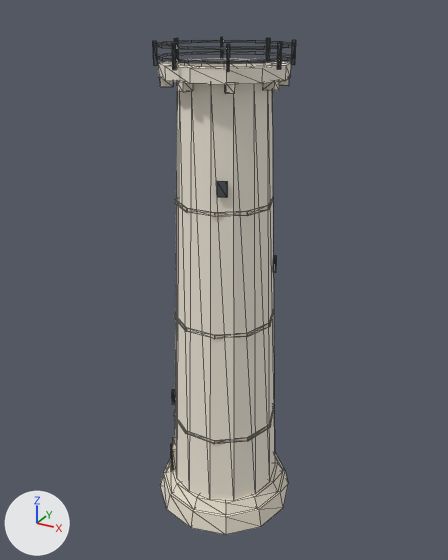
Renders of the glTF model game/models/hero/nw_lh_close.glb from each side of a commit.
Rendered twice from a 50 mm camera at (16.5, -30.0, 29.8) aimed at (-0.2, 0.2, 14.7). The lights are fixed; the arrows at lower left show +X, +Y and +Z. The picture after the commit comes second. Mesh edges are drawn as thin lines. Objects named as collision shapes, trigger or cutter boxes, shadow casters or lower levels of detail are left out. Vertices at exactly the same position are counted once.

The older version as bpy lines, for what is in view:
```python
me_nw_lh_close_lod0 = bpy.data.meshes.new('nw_lh_close_lod0')
me_nw_lh_close_lod0.from_pydata(...)  # 471 vertices, 772 faces; spans x -4.5..4.5, y -4.5..4.5, z -0.9..28.3
# faces by material slot: [124, 192, 12, 12, 48, 240, 144]
me_nw_lh_close_lod0.materials.append(mat_shaft)  # pale yellow #f2ebdb
me_nw_lh_close_lod0.materials.append(mat_base)  # pale yellow #e7dfce
me_nw_lh_close_lod0.materials.append(mat_door)  # brown #65554b
me_nw_lh_close_lod0.materials.append(mat_jamb)  # light grey #cbc2b1
me_nw_lh_close_lod0.materials.append(mat_win)  # dark grey #505559
me_nw_lh_close_lod0.materials.append(mat_band)  # pale yellow #ddd3c0
me_nw_lh_close_lod0.materials.append(mat_iron)  # dark grey #55595d
ob_nw_lh_close_lod0 = bpy.data.objects.new('nw_lh_close_lod0', me_nw_lh_close_lod0)
ob_nw_lh_close_lod0.location = (0.0, 0.0, 0.0)
```
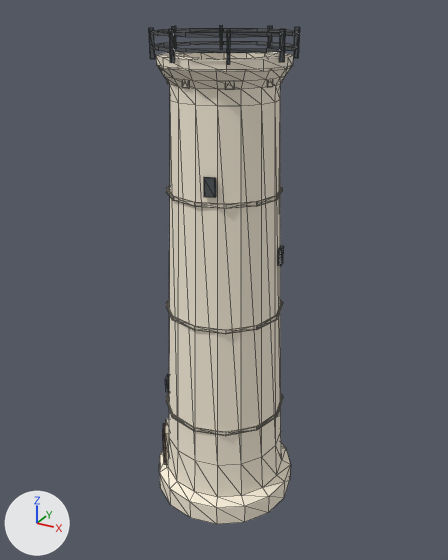
What differs and where, as boxes [x1, y1, x2, y2] in the pictures (448 x 560 px; the box of a moved part takes in the faces that stretch with it):
'nw_lh_close_lod0', reshaped
    before: [153, 37, 296, 534]
    after: [149, 25, 300, 524]
part 1 of me_nw_lh_close_lod0, moved or reshaped
    before: [171, 444, 173, 471]
    after: [163, 423, 166, 464]
part 2 of me_nw_lh_close_lod0, moved or reshaped
    before: [174, 38, 179, 59]
    after: [172, 26, 177, 48]
part 3 of me_nw_lh_close_lod0, moved or reshaped
    before: [266, 38, 270, 60]
    after: [267, 26, 272, 48]
part 4 of me_nw_lh_close_lod0, moved or reshaped
    before: [277, 43, 282, 70]
    after: [279, 29, 286, 62]
part 5 of me_nw_lh_close_lod0, moved or reshaped
    before: [172, 43, 177, 70]
    after: [169, 29, 175, 63]
part 6 of me_nw_lh_close_lod0, moved or reshaped
    before: [155, 40, 294, 50]
    after: [151, 28, 298, 38]
part 7 of me_nw_lh_close_lod0, added
    after: [152, 41, 298, 53]
part 8 of me_nw_lh_close_lod0, moved or reshaped
    before: [172, 437, 176, 472]
    after: [165, 419, 169, 466]
part 9 of me_nw_lh_close_lod0, moved or reshaped
    before: [172, 389, 175, 405]
    after: [165, 374, 169, 392]
part 10 of me_nw_lh_close_lod0, moved or reshaped
    before: [273, 256, 276, 273]
    after: [278, 246, 284, 266]
part 11 of me_nw_lh_close_lod0, moved or reshaped
    before: [217, 181, 227, 198]
    after: [204, 177, 216, 197]
part 12 of me_nw_lh_close_lod0, moved or reshaped
    before: [263, 80, 279, 91]
    after: [267, 83, 273, 87]
part 13 of me_nw_lh_close_lod0, moved or reshaped
    before: [177, 81, 193, 92]
    after: [182, 84, 189, 88]
part 14 of me_nw_lh_close_lod0, rebuilt (36% wider, 10% taller)
    before: [175, 83, 275, 500]
    after: [157, 64, 293, 524]
part 15 of me_nw_lh_close_lod0, added
    after: [166, 393, 283, 436]
part 16 of me_nw_lh_close_lod0, added
    after: [166, 300, 283, 334]
part 17 of me_nw_lh_close_lod0, added (pale yellow)
    after: [166, 186, 282, 209]
part 18 of me_nw_lh_close_lod0, deleted
    before: [153, 37, 296, 444]
part 19 of me_nw_lh_close_lod0, moved or reshaped
    before: [156, 51, 293, 94]
    after: [149, 25, 300, 90]
part 20 of me_nw_lh_close_lod0, deleted (pale yellow)
    before: [160, 452, 288, 534]

Edits to the bpy script that builds the scene:
```text
Change me_nw_lh_close_lod0:
    remove me_nw_lh_close_lod0.from_pydata(...)  # 471 vertices, 772 faces; spans x -4.5..4.5, y -4.5..4.5, z -0.9..28.3
    add me_nw_lh_close_lod0.from_pydata(...)  # 544 vertices, 920 faces; spans x -4.5..4.5, y -4.5..4.5, z 0.0..28.9
    me_nw_lh_close_lod0 part 1: the loose piece of 8 vertices spanning x -3.3..-2.7, y -2.2..-1.4, z 0.2..2.5 is scaled about its middle by (1.47, 1.41, 1.09), then moved by (-0.3, -0.2, 1.5)
    me_nw_lh_close_lod0 part 2: the loose piece of 8 vertices spanning x -3.6..-3.4, y 0.8..0.9, z 27.1..28.3 is scaled about its middle by (1.22, 1.19, 1.23), then moved by (-0.1, 0.0, 0.5)
    me_nw_lh_close_lod0 part 3: the loose piece of 8 vertices spanning x 0.8..0.9, y 3.4..3.6, z 27.1..28.3 is scaled about its middle by (1.19, 1.22, 1.23), then moved by (0.0, 0.1, 0.5)
    me_nw_lh_close_lod0 part 4: the loose piece of 8 vertices spanning x 3.4..3.6, y -0.9..-0.8, z 27.1..28.3 is scaled about its middle by (1.22, 1.19, 1.23), then moved by (0.1, 0.0, 0.5)
    me_nw_lh_close_lod0 part 5: the loose piece of 8 vertices spanning x -0.9..-0.8, y -3.6..-3.4, z 27.1..28.3 is scaled about its middle by (1.19, 1.22, 1.23), then moved by (0.0, -0.1, 0.5)
    me_nw_lh_close_lod0 part 6: the loose piece of 24 vertices spanning x -3.6..3.6, y -3.6..3.6, z 28.0..28.2 is scaled about its middle by (1.06, 1.06, 1.29), then moved by (0.0, 0.0, 0.6)
    me_nw_lh_close_lod0 part 7: the loose piece of 24 vertices spanning x -3.6..3.6, y -3.6..3.6, z 28.0..28.2 is copied, and the copy is scaled about its middle by (1.06, 1.06, 1.29), then moved by (0.0, 0.0, -0.1); it spans x -3.8..3.8, y -3.8..3.8, z 27.9..28.1
    me_nw_lh_close_lod0 part 8: the loose piece of 8 vertices spanning x -3.3..-2.4, y -2.4..-1.2, z 0.0..2.9 is scaled about its middle by (1.23, 1.22, 1.01), then moved by (-0.3, -0.2, 1.4)
    me_nw_lh_close_lod0 part 9: the loose piece of 8 vertices spanning x -3.0..-2.7, y -2.0..-1.5, z 6.2..7.0 is moved by (-0.7, 0.4, 0.6)
    me_nw_lh_close_lod0 part 10: the loose piece of 8 vertices spanning x 2.6..2.9, y 0.9..1.4, z 15.6..16.4 is moved by (0.6, -0.5, 0.8)
    me_nw_lh_close_lod0 part 11: the loose piece of 8 vertices spanning x 1.0..1.5, y -2.7..-2.3, z 20.8..21.6 is moved by (-0.4, -0.6, 0.2)
    me_nw_lh_close_lod0 part 12: the loose piece of 8 vertices spanning x 2.6..3.4, y -0.9..-0.3, z 26.0..26.5 is scaled about its middle by (0.104, 0.919, 1.4), then moved by (-0.1, 0.0, 0.3)
    me_nw_lh_close_lod0 part 13: the loose piece of 8 vertices spanning x -0.9..-0.3, y -3.4..-2.6, z 26.0..26.5 is scaled about its middle by (0.919, 0.104, 1.4), then moved by (0.0, 0.1, 0.3)
    me_nw_lh_close_lod0 part 14: the loose piece of 28 vertices spanning x -3.5..3.5, y -3.4..3.4, z 0.9..26.5 is rebuilt with 128 vertices and now spans x -4.5..4.5, y -4.5..4.5, z 0.0..27.1
    me_nw_lh_close_lod0 part 15: a new loose piece of 48 vertices spanning x -3.8..3.8, y -3.8..3.8, z 6.3..6.5, in mat_band (pale yellow #ddd3c0)
    me_nw_lh_close_lod0 part 16: a new loose piece of 48 vertices spanning x -3.6..3.6, y -3.6..3.6, z 13.1..13.3, in mat_band (pale yellow #ddd3c0)
    me_nw_lh_close_lod0 part 17: a new loose piece of 48 vertices spanning x -3.3..3.3, y -3.3..3.3, z 20.3..20.5, in mat_band (pale yellow #ddd3c0)
    me_nw_lh_close_lod0 part 18: 7 loose pieces with 152 vertices, spanning x -3.4..3.4, y -3.2..3.2, z 5.3..28.3, are deleted
    me_nw_lh_close_lod0 part 19: 88 vertices removed from x -3.6..3.6, y -3.6..3.6, z 26.0..27.4; 96 vertices added at x -3.6..3.6, y -3.6..3.6, z 26.2..28.9
    me_nw_lh_close_lod0 part 20: 51 vertices removed from x -4.5..4.5, y -4.5..4.5, z -0.9..1.0
    other edits to the shape of me_nw_lh_close_lod0 do not show in these pictures
```
